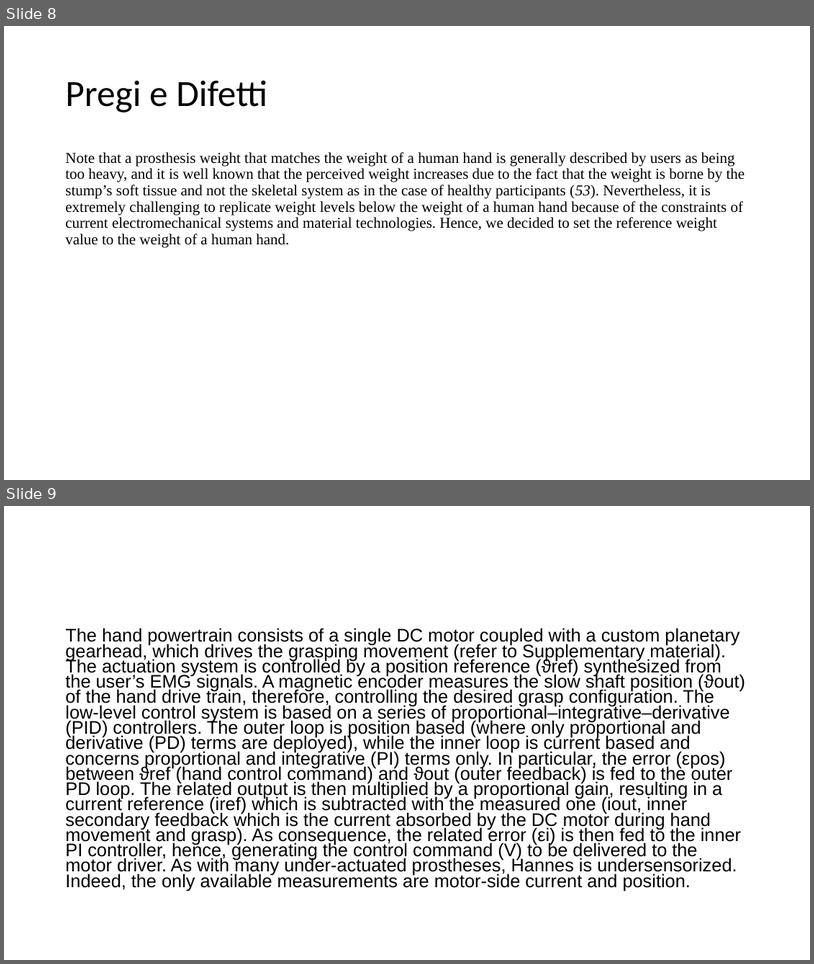
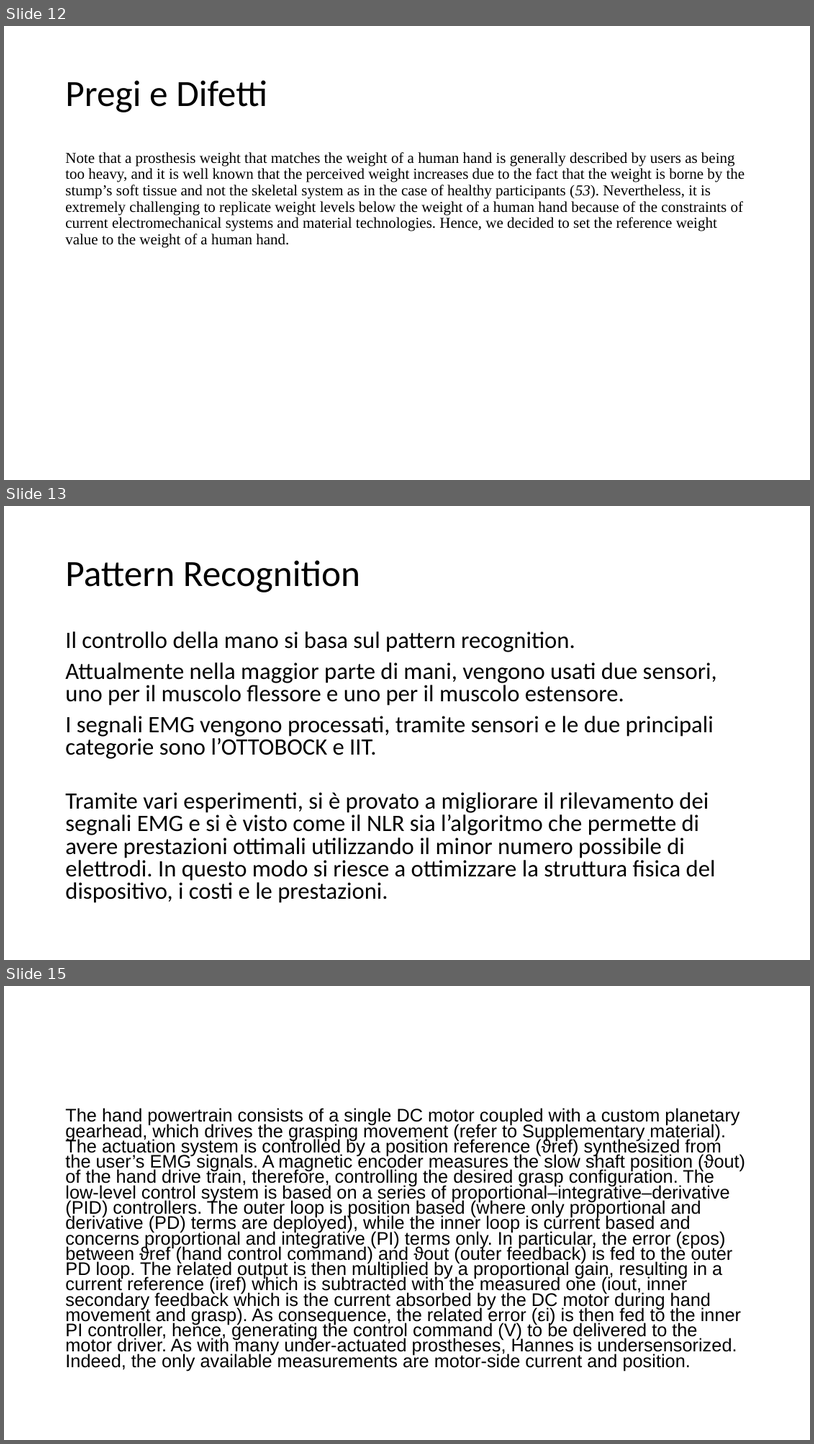
Before and after one commit to IvanTerrile/Biomedical-Robotics, a slide deck: Materiale per presentazione/Hannes Transradial Hand.pptx. Shown one above the other, each under a label of ours: slides 8 and 9 before the commit, slides 12, 13 and 15 after it; the slides between them are not shown. The pictures are 814x964 and 814x1444 pixels, drawn with LibreOffice and Linux fonts; fonts in the diff are those of the drawing. Boxes give left, top, right and bottom in pixels: in the first picture for what was removed or moved away, otherwise in the second. Text is boxed around its words. In the diff, an @@ line names an element or a change of style, - is before the commit and + after.

```diff
--- a/Materiale per presentazione/Hannes Transradial Hand.pptx
+++ b/Materiale per presentazione/Hannes Transradial Hand.pptx
@@ slide 13 added at [4, 506, 810, 960], background #FFFFFF @@
@@ title added at [65, 560, 360, 592], 44 pt, text #000000 @@
+Pattern Recognition
@@ text added at [65, 631, 718, 903], 28 pt, text #000000 @@
+Il controllo della mano si basa sul pattern recognition.
+Attualmente nella maggior parte di mani, vengono usati due sensori, uno per il muscolo flessore e uno per il muscolo estensore.
+I segnali EMG vengono processati, tramite sensori e le due principali categorie sono l’OTTOBOCK e IIT.
+Tramite vari esperimenti, si è provato a migliorare il rilevamento dei segnali EMG e si è visto come il NLR sia l’algoritmo che permette di avere prestazioni ottimali utilizzando il minor numero possibile di elettrodi. In questo modo si riesce a ottimizzare la struttura fisica del dispositivo, i costi e le prestazioni.
@@ what was slide 8 is now slide 12 @@
@@ what was slide 9 is now slide 15 @@
```
Also in this commit, not shown: 3 slides changed, 5 other slides added.
